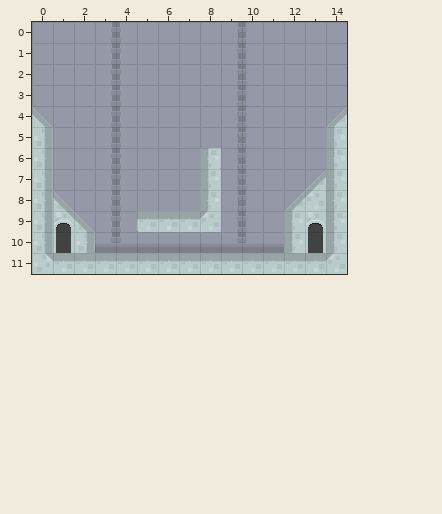
Two states of a Tiled map, src/niveau2.tmx. The first picture shows the starting point.
Cells are 21x21 px. Shown: x 0..14, y 0..11.
The result:
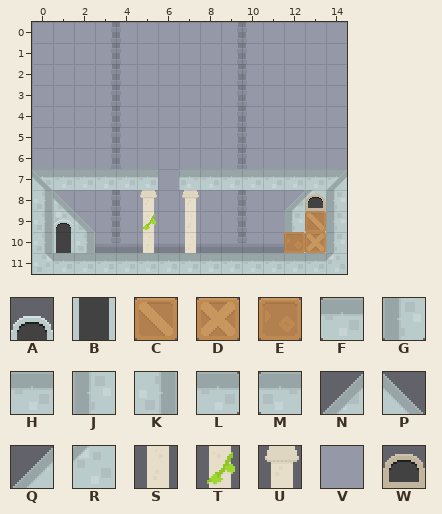
Key: from "pixel": A 136, B 137, C 190, D 191, E 193, F 302, G 302 turned 270, H 303, J 303 turned 270, K 303 turned 90, L 304, M 304 flipped left-right, N 306, P 307, Q 307 turned 270, R 336, S 429, T 431, U 432, V 694, W 792.
_ is an empty cell, . an unchanged one.
The edit:
--- layer "farground"
@@ x 0..14 @@
- 6 _............._
+ 6 V.............V
--- layer "interactive"
@@ x 13..13 @@
- 8 _
- 9 A
-10 B
+ 8 W
+ 9 _
+10 _
--- layer "platform"
@@ x 0..14 @@
- 4 P.............N
- 5 K.............J
- 6 K.......G.....J
- 7 K_____._J_____J
- 8 ........J......
- 9 .....FHHR...._.
-10 ............__.
+ 4 _............._
+ 5 _............._
+ 6 _......._....._
+ 7 HHHHHH.HHHHHHHH
+ 8 ........_......
+ 9 .....____....C.
+10 ............ED.
--- layer "foreground"
@@ x 0..14 @@
- 7 _.._._._......_
- 8 ....._._.......
- 9 ....._._.......
-10 ....._._.......
+ 7 P..L.L.M......Q
+ 8 .....U.U.......
+ 9 .....T.S.......
+10 .....S.S.......
